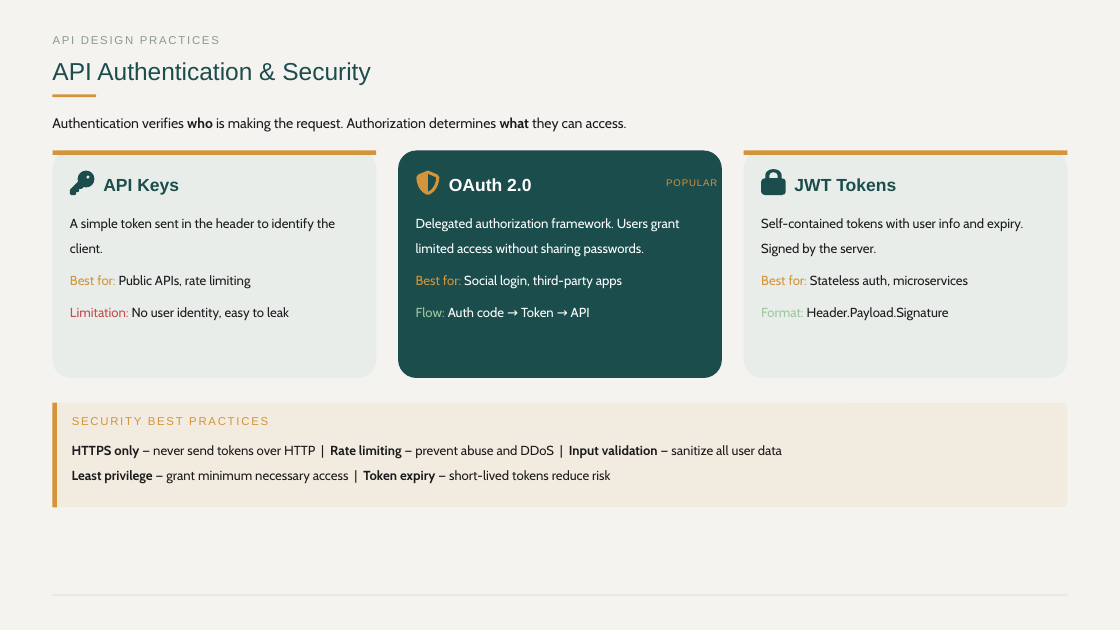
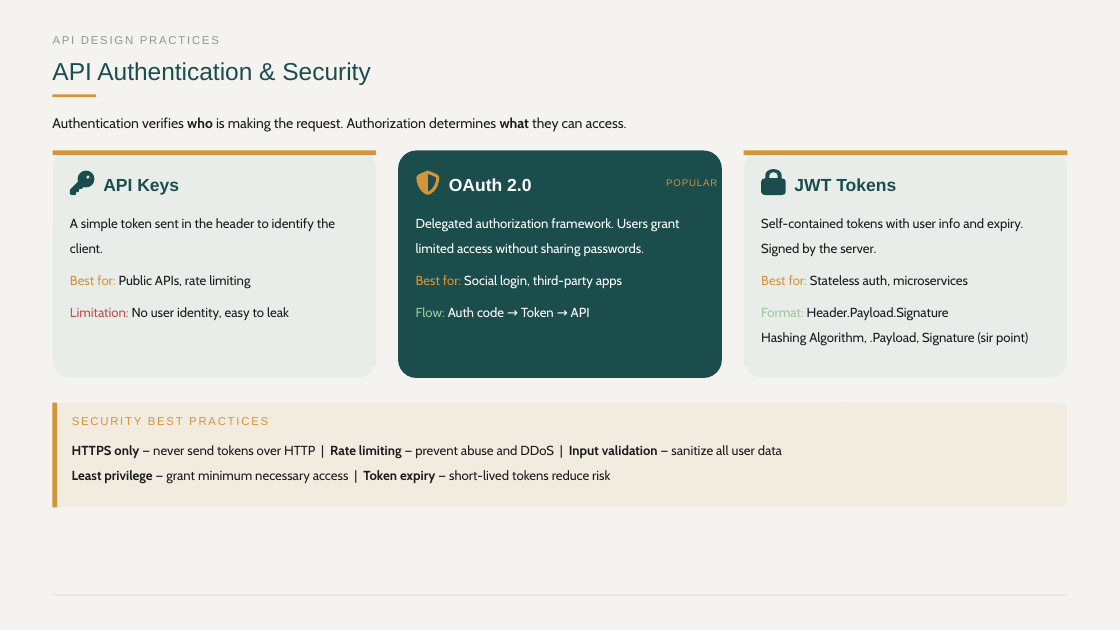
Before and after one commit to nabila-nuzhat/backend, a slide deck: slide 14 of node-js/sir-slides/API Design Fundamentals.pptx. Drawn at 1120x630 pixels with LibreOffice and Linux fonts; fonts in the diff are those of the drawing. Boxes give left, top, right and bottom in pixels: in the first picture for what was removed or moved away, otherwise in the second. Text is boxed around its words. In the diff, an @@ line names an element or a change of style, - is before the commit and + after.

```diff
--- a/node-js/sir-slides/API Design Fundamentals.pptx
+++ b/node-js/sir-slides/API Design Fundamentals.pptx
@@ text at [761, 307, 1028, 346]: text changed @@
-Format: Header.Payload.Signature
+Format: Header.Payload.Signature
+Hashing Algorithm, .Payload, Signature (sir point)
```
Also in this commit, not shown: 2 other slides changed, 3 other files.
